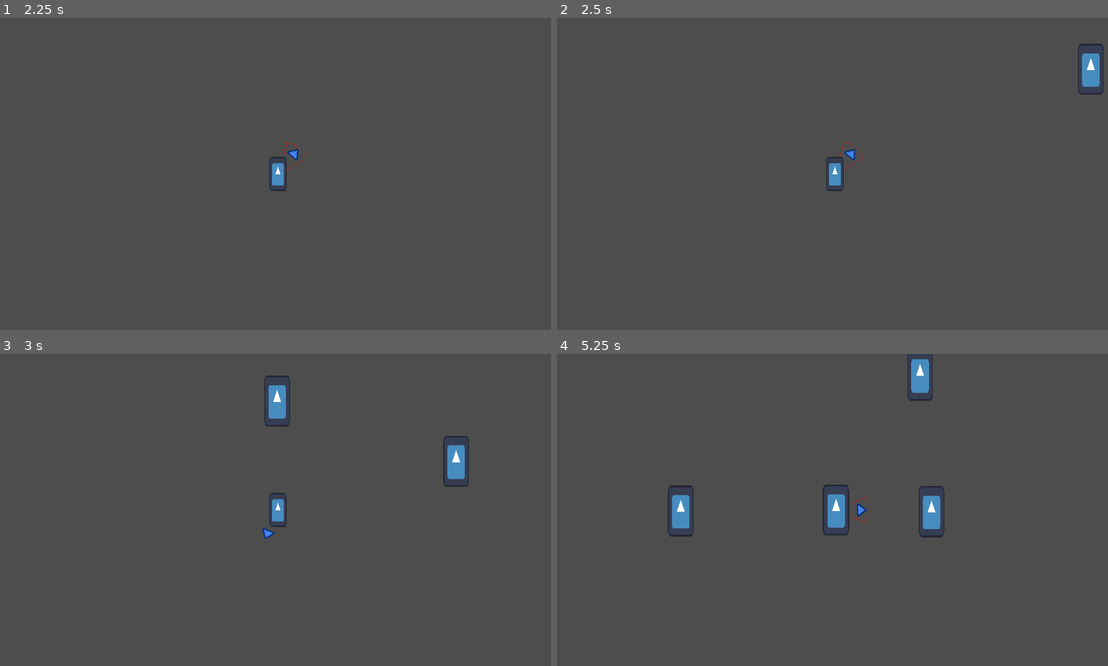
Above: before the commit, frames 1-4 (two rows, left to right).
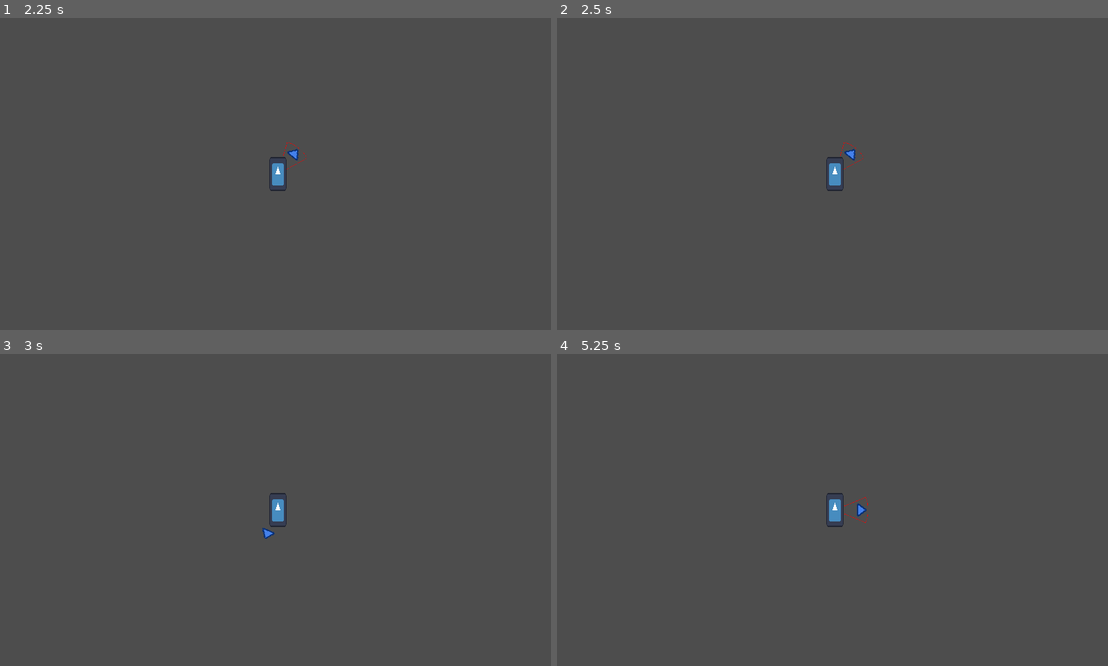
Above: after the commit, the same moments.

Repository: freddder/GMTK_Jam_2024
Game: Godot game, scene res://scenes/main_level.tscn
Two runs of this game, one before a commit and one after it. Both use one fixed random seed, a clock stepped at 60 frames per second and the inputs below. The engine's default icon, where the game draws it, is replaced by a stand-in: a white triangle on a blue panel in a dark square.
Inputs (mouse positions are in pixels of both pictures, inside the frame that each line leads up to):
- Up to frame 1 (2.25 s): tap Enter at 0.5, 2 s; move the mouse to (402, 158) at 0.52 s; press the mouse at (402, 158) at 0.53 s; hold D (move_right) 0.53-1.28 s; tap Space at 1.25 s; move the mouse to (165, 189) at 1.27 s; release the mouse at (165, 189) at 1.28 s; hold S (move_down) 1.28-2.03 s; click (165, 189) at 1.35 s; move the mouse to (336, 105) at 2.02 s; press the mouse at (336, 105) at 2.03 s; hold D (move_right) from 2.03 s (still down)
- Up to frame 2 (2.5 s): keep holding D (move_right)
- Up to frame 3 (3 s): move the mouse to (247, 572) at 2.77 s; release D (move_right) at 2.78 s; release the mouse at (247, 572) at 2.78 s; hold W (move_up) from 2.78 s (still down); click (247, 572) at 2.85 s
- Up to frame 4 (5.25 s): move the mouse to (1003, 556) at 3.52 s; release W (move_up) at 3.53 s; press the mouse at (1003, 556) at 3.53 s; hold A (move_left) 3.53-5.03 s; move the mouse to (667, 463) at 4.27 s; release the mouse at (667, 463) at 4.28 s; click (667, 463) at 4.35 s; move the mouse to (860, 510) at 5.02 s; press the mouse at (860, 510) at 5.03 s; hold S (move_down) from 5.03 s (still down)

Frame 1 is identical in both runs. In frame 2, 0.4% of the frame differs, in the area x 94-100%, y 8-25%; in frame 3, 0.9%; in frame 4, 1.7%, in the area x 20-71%, y 0-59%.

Commit message:
Disabled enemy spawner

Diff:
--- a/scripts/enemy_spawn_manager.gd
+++ b/scripts/enemy_spawn_manager.gd
@@ -22,8 +22,8 @@
 		# Spawn an enemy at a random spawn point
 		var point_to_spawn := spawn_points[randi() % spawn_points.size()]
 
-		var new_enemy = enemy.instantiate()
-		new_enemy.position = point_to_spawn.position
+		#var new_enemy = enemy.instantiate()
+		#new_enemy.position = point_to_spawn.position
+		#get_node('/root/MainLevel').add_child(new_enemy) # probably change this
 
-		get_node('/root/MainLevel').add_child(new_enemy) # probably change this
 		enemies_count += 1
